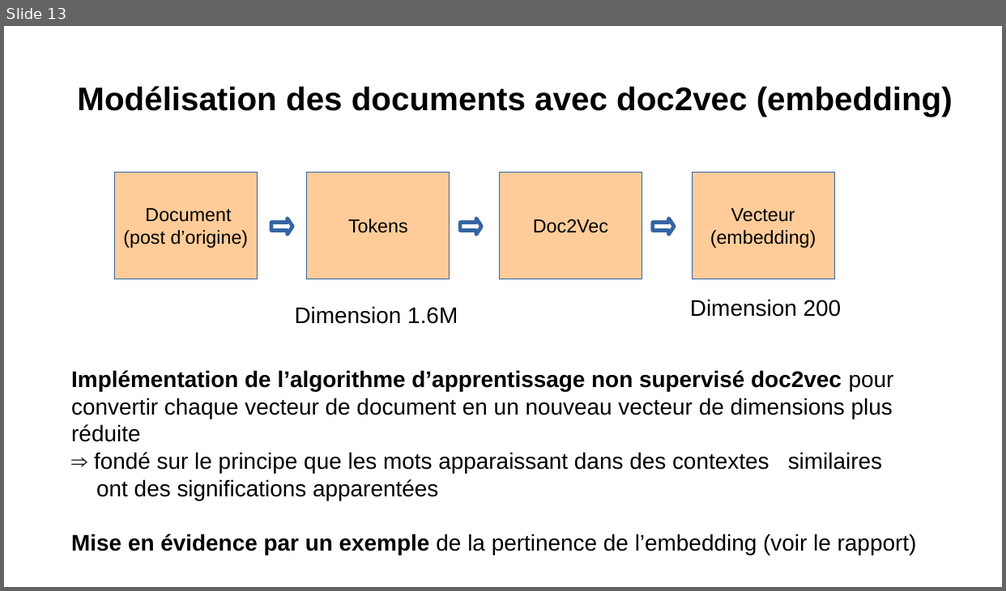
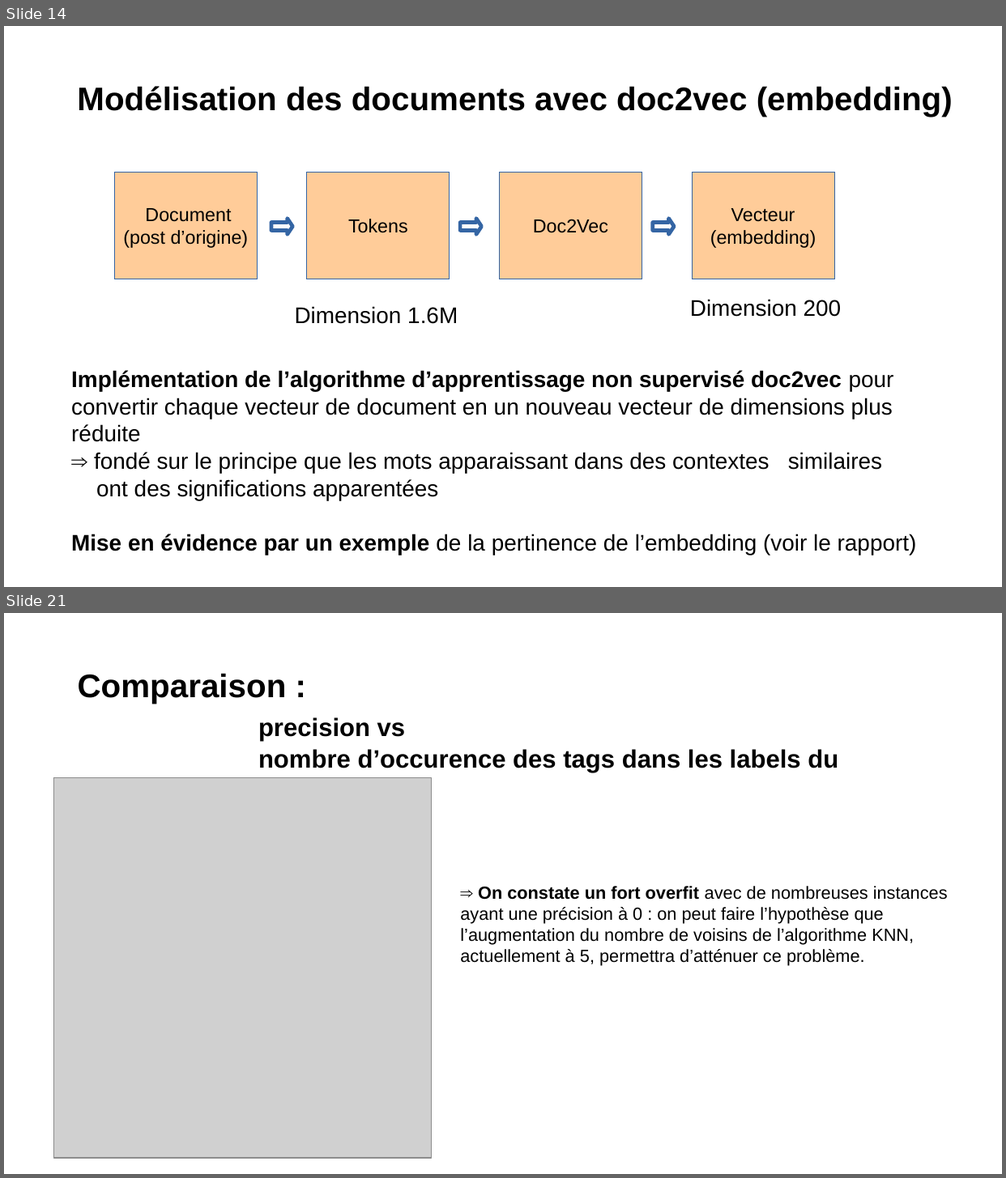
Before and after one commit to Severac/openclassrooms, a slide deck: PJ6/Presentation/PJ6_Presentation.odp. Shown one above the other, each under a label of ours: slide 13 before the commit, slides 14 and 21 after it; the slides between them are not shown. The pictures are 1006x591 and 1006x1178 pixels, drawn with LibreOffice and Linux fonts; fonts in the diff are those of the drawing; grey boxes stand for pictures. Boxes give left, top, right and bottom in pixels: in the first picture for what was removed or moved away, otherwise in the second. Text is boxed around its words. In the diff, an @@ line names an element or a change of style, - is before the commit and + after.

Commit message:
PJ6: màj prez, et modélisation: résultats suite à clean des instances sans tag sur training set

```diff
--- a/PJ6/Presentation/PJ6_Presentation.odp
+++ b/PJ6/Presentation/PJ6_Presentation.odp
@@ slide 21 added at box(4, 613, 1002, 1174), background #FFFFFF @@
@@ text added at box(78, 673, 838, 804), 20 pt, text #000000, bold @@
+Comparaison :
+precision vs
+nombre d’occurence des tags dans les labels du test set
@@ picture added at box(53, 777, 432, 1158) @@
@@ text added at box(460, 886, 948, 966), 14 pt, text #000000 @@
+⇒ On constate un fort overfit avec de nombreuses instances ayant une précision à 0 : on peut faire l’hypothèse que l’augmentation du nombre de voisins de l’algorithme KNN, actuellement à 5, permettra d’atténuer ce problème.
@@ what was slide 13 is now slide 14 @@
```
Also in this commit, not shown: 12 other slides added, 2 other files.
